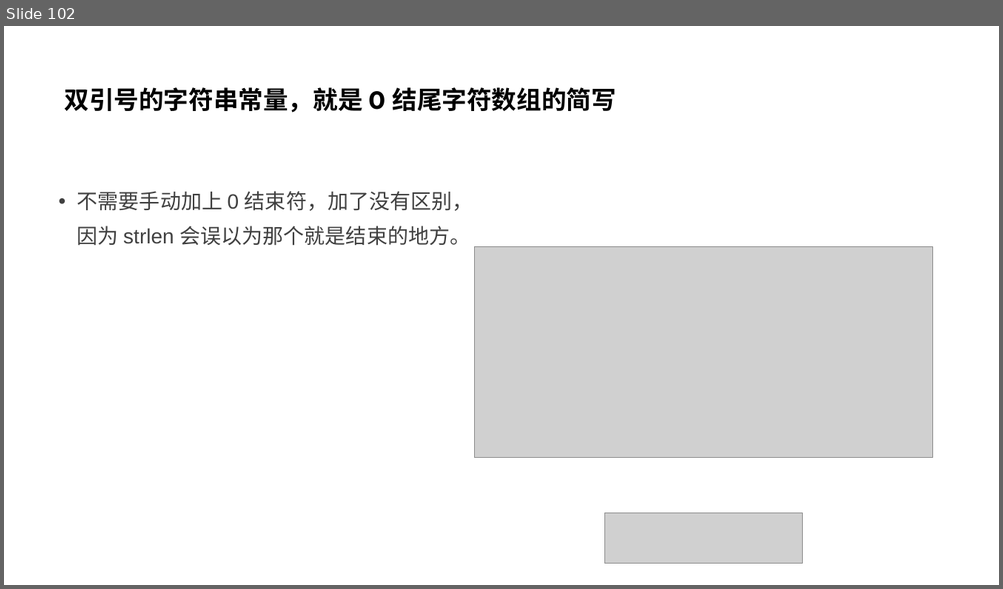
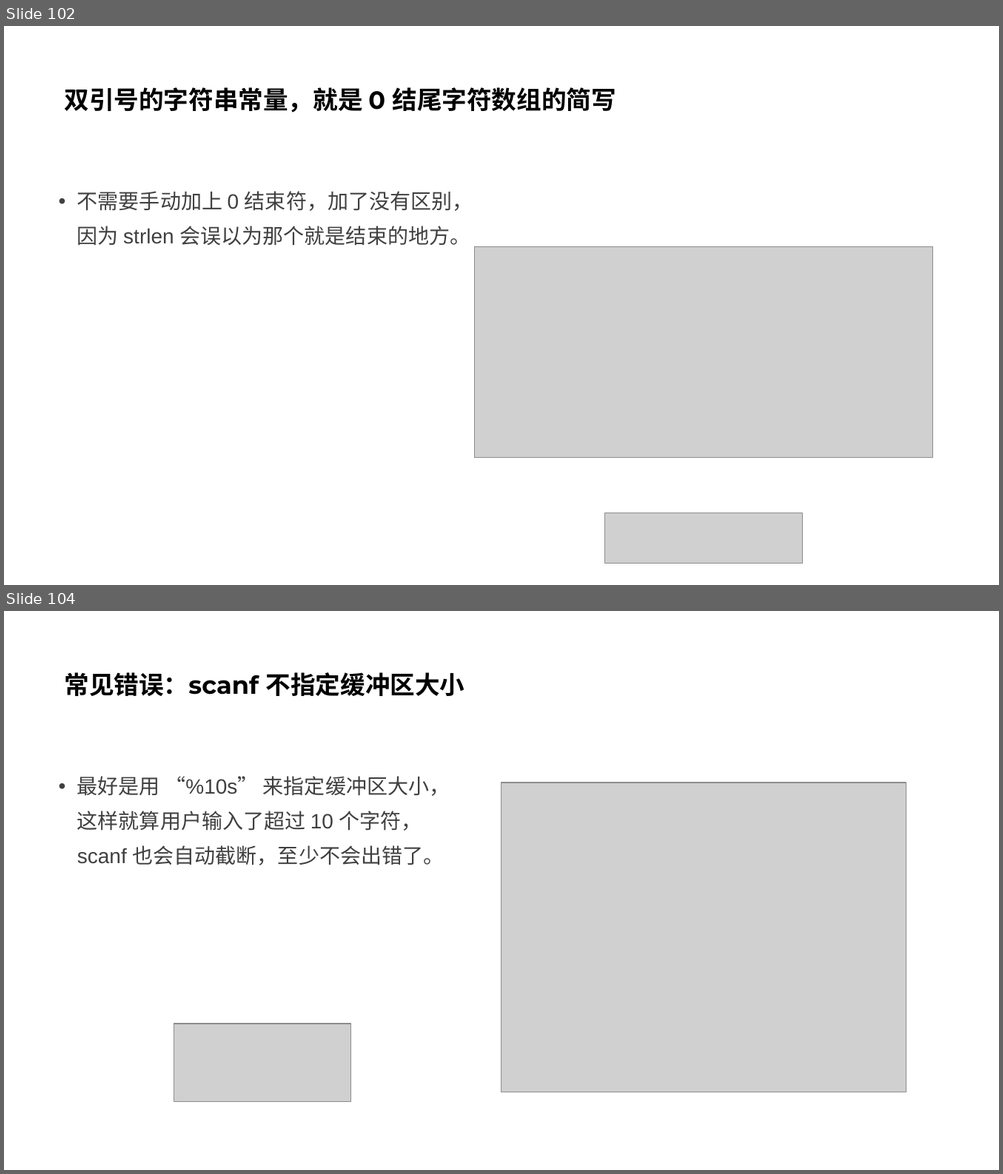
Before and after one commit to parallel101/course, a slide deck: 12/slides.pptx. Shown one above the other, each under a label of ours: slide 102 before the commit, slides 102 and 104 after it; the slides between them are not shown. The pictures are 1003x589 and 1003x1174 pixels, drawn with LibreOffice and Linux fonts; fonts in the diff are those of the drawing; grey boxes stand for pictures. Boxes give left, top, right and bottom in pixels: in the first picture for what was removed or moved away, otherwise in the second. Text is boxed around its words. In the diff, an @@ line names an element or a change of style, - is before the commit and + after.

```diff
--- a/12/slides.pptx
+++ b/12/slides.pptx
@@ slide 104 added at [4, 611, 999, 1170], background #FFFFFF @@
@@ title added at [64, 672, 465, 696], 24 pt, text #000000, bold @@
+常见错误：scanf 不指定缓冲区大小
@@ text added at [77, 776, 449, 866], 20 pt, text #404040 @@
+• 最好是用 “%10s” 来指定缓冲区大小，这样就算用户输入了超过 10 个字符，scanf 也会自动截断，至少不会出错了。
@@ picture added at [501, 783, 906, 1092] @@
@@ picture added at [174, 1025, 351, 1102] @@
```
Also in this commit, not shown: 1 slide changed, 3 other slides added, 8 other files.
